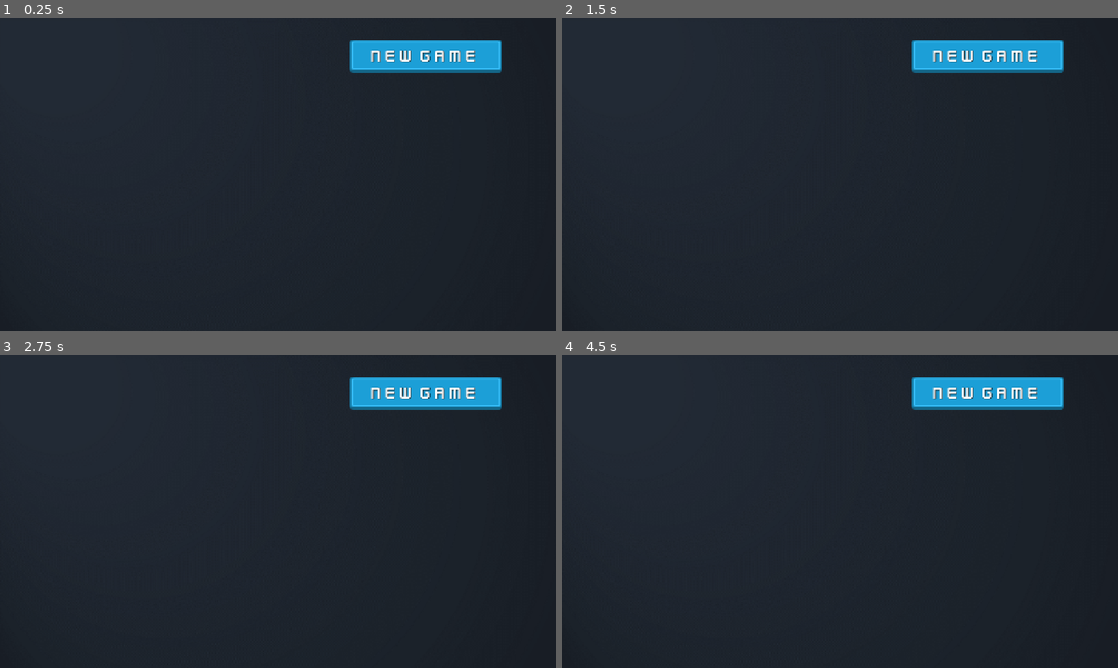
Above: before the commit, frames 1-4 (two rows, left to right).
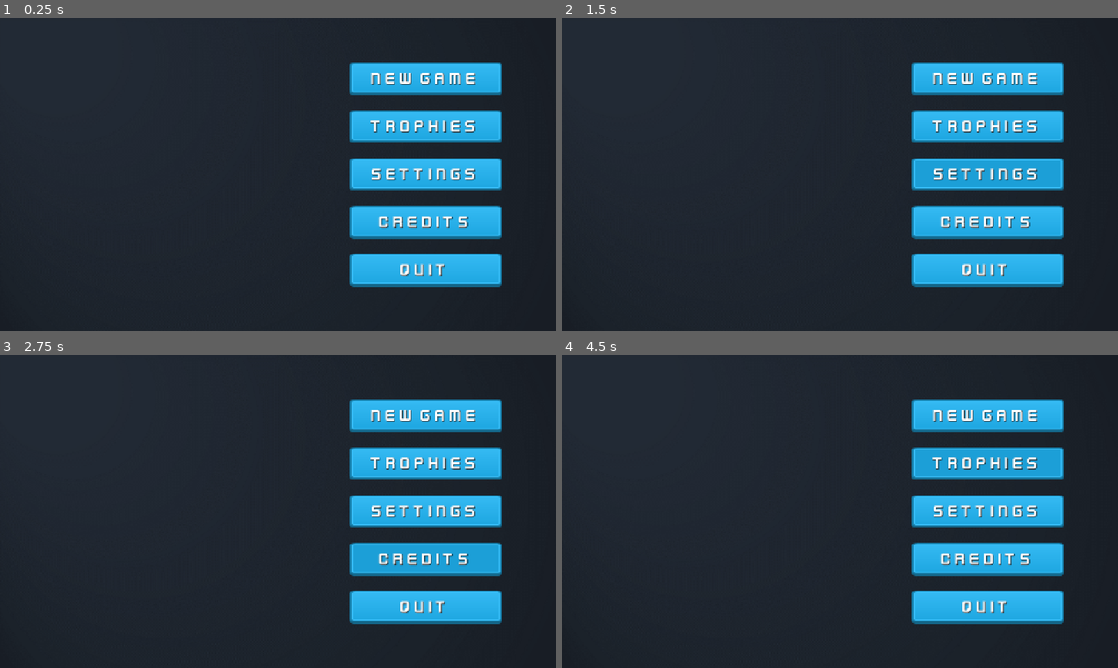
Above: after the commit, the same moments.

Repository: lukeai-tan/nanban-requiem-orbital
Game: Godot game, scene res://Scenes/UIScenes/MainMenu.tscn
Two runs of this game, one before a commit and one after it. Both use one fixed random seed, a clock stepped at 60 frames per second and the inputs below. This scene is started directly instead of the project's main scene.
Inputs (mouse positions are in pixels of both pictures, inside the frame that each line leads up to):
- Up to frame 1 (0.25 s): no input
- Up to frame 2 (1.5 s): click (990, 127) at 0.5 s, where only the run after the commit has a clickable "Trophies"; click (990, 174) at 1.25 s, where only the run after the commit has a clickable "Settings"
- Up to frame 3 (2.75 s): click (428, 558) at 2 s, where only the run after the commit has a clickable "Credits"
- Up to frame 4 (4.5 s): click "New Game" at 2.75 s; click "New Game" at 3.5 s; click (990, 464) at 4.25 s, where only the run after the commit has a clickable "Trophies"

The runs differ from the first frame. In frame 1, 16% of the frame differs, in the area x 62-91%, y 7-86%; in frame 2, 16%; in frame 3, 16%; in frame 4, 16%.

Commit message:
updated main menu buttons
added texture differences for normal, pressed and hover states for the buttons

Diff:
--- a/Scenes/UIScenes/MainMenu.tscn
+++ b/Scenes/UIScenes/MainMenu.tscn
@@ -3,7 +3,7 @@
 [ext_resource type="Texture2D" uid="uid://c51lbigqbpp2" path="res://Assets/UI/Art/mm_background.png" id="1_75job"]
 [ext_resource type="Texture2D" uid="uid://dnetv5bmd7rr8" path="res://Assets/UI/Buttons/button_rectangle_depth_flat.png" id="2_qc1fl"]
 [ext_resource type="Texture2D" uid="uid://q3rsu63tn56h" path="res://Assets/UI/Buttons/button_rectangle_gradient.png" id="3_qc1fl"]
-[ext_resource type="Texture2D" uid="uid://cgp6wl2uo3mq5" path="res://Assets/UI/Buttons/button_rectangle_flat.png" id="4_jrpvl"]
+[ext_resource type="Texture2D" uid="uid://duc3fuxlc1616" path="res://Assets/UI/Buttons/button_rectangle_depth_gradient.png" id="4_2e4mf"]
 [ext_resource type="FontFile" uid="uid://dvgh261lgwa5g" path="res://Assets/Fonts/Kenney Future Narrow.ttf" id="5_tg48g"]
 
 [node name="MainMenu" type="Control"]
@@ -39,17 +39,19 @@
 custom_minimum_size = Vector2(500, 0)
 layout_mode = 2
 size_flags_horizontal = 8
+theme_override_constants/separation = 35
+alignment = 1
 
-[node name="TextureButton" type="TextureButton" parent="Margin/VBoxContainer"]
+[node name="NewGame" type="TextureButton" parent="Margin/VBoxContainer"]
 custom_minimum_size = Vector2(350, 75)
 layout_mode = 2
 size_flags_horizontal = 4
-texture_normal = ExtResource("2_qc1fl")
+texture_normal = ExtResource("4_2e4mf")
 texture_pressed = ExtResource("3_qc1fl")
-texture_hover = ExtResource("4_jrpvl")
+texture_hover = ExtResource("2_qc1fl")
 stretch_mode = 0
 
-[node name="Label" type="Label" parent="Margin/VBoxContainer/TextureButton"]
+[node name="Label" type="Label" parent="Margin/VBoxContainer/NewGame"]
 layout_mode = 1
 anchors_preset = 15
 anchor_right = 1.0
@@ -62,3 +64,95 @@
 text = "New Game"
 horizontal_alignment = 1
 vertical_alignment = 1
+
+[node name="Trophies" type="TextureButton" parent="Margin/VBoxContainer"]
+custom_minimum_size = Vector2(350, 75)
+layout_mode = 2
+size_flags_horizontal = 4
+texture_normal = ExtResource("4_2e4mf")
+texture_pressed = ExtResource("3_qc1fl")
+texture_hover = ExtResource("2_qc1fl")
+stretch_mode = 0
+
+[node name="Label" type="Label" parent="Margin/VBoxContainer/Trophies"]
+layout_mode = 1
+anchors_preset = 15
+anchor_right = 1.0
+anchor_bottom = 1.0
+grow_horizontal = 2
+grow_vertical = 2
+theme_override_colors/font_shadow_color = Color(0, 0, 0, 1)
+theme_override_fonts/font = ExtResource("5_tg48g")
+theme_override_font_sizes/font_size = 40
+text = "Trophies"
+horizontal_alignment = 1
+vertical_alignment = 1
+
+[node name="Settings" type="TextureButton" parent="Margin/VBoxContainer"]
+custom_minimum_size = Vector2(350, 75)
+layout_mode = 2
+size_flags_horizontal = 4
+texture_normal = ExtResource("4_2e4mf")
+texture_pressed = ExtResource("3_qc1fl")
+texture_hover = ExtResource("2_qc1fl")
+stretch_mode = 0
+
+[node name="Label" type="Label" parent="Margin/VBoxContainer/Settings"]
+layout_mode = 1
+anchors_preset = 15
+anchor_right = 1.0
+anchor_bottom = 1.0
+grow_horizontal = 2
+grow_vertical = 2
+theme_override_colors/font_shadow_color = Color(0, 0, 0, 1)
+theme_override_fonts/font = ExtResource("5_tg48g")
+theme_override_font_sizes/font_size = 40
+text = "Settings"
+horizontal_alignment = 1
+vertical_alignment = 1
+
+[node name="Credits" type="TextureButton" parent="Margin/VBoxContainer"]
+custom_minimum_size = Vector2(350, 75)
+layout_mode = 2
+size_flags_horizontal = 4
+texture_normal = ExtResource("4_2e4mf")
+texture_pressed = ExtResource("3_qc1fl")
+texture_hover = ExtResource("2_qc1fl")
+stretch_mode = 0
+
+[node name="Label" type="Label" parent="Margin/VBoxContainer/Credits"]
+layout_mode = 1
+anchors_preset = 15
+anchor_right = 1.0
+anchor_bottom = 1.0
+grow_horizontal = 2
+grow_vertical = 2
+theme_override_colors/font_shadow_color = Color(0, 0, 0, 1)
+theme_override_fonts/font = ExtResource("5_tg48g")
+theme_override_font_sizes/font_size = 40
+text = "Credits"
+horizontal_alignment = 1
+vertical_alignment = 1
+
+[node name="Quit" type="TextureButton" parent="Margin/VBoxContainer"]
+custom_minimum_size = Vector2(350, 75)
+layout_mode = 2
+size_flags_horizontal = 4
+texture_normal = ExtResource("4_2e4mf")
+texture_pressed = ExtResource("3_qc1fl")
+texture_hover = ExtResource("2_qc1fl")
+stretch_mode = 0
+
+[node name="Label" type="Label" parent="Margin/VBoxContainer/Quit"]
+layout_mode = 1
+anchors_preset = 15
+anchor_right = 1.0
+anchor_bottom = 1.0
+grow_horizontal = 2
+grow_vertical = 2
+theme_override_colors/font_shadow_color = Color(0, 0, 0, 1)
+theme_override_fonts/font = ExtResource("5_tg48g")
+theme_override_font_sizes/font_size = 40
+text = "Quit"
+horizontal_alignment = 1
+vertical_alignment = 1
Binary file added: Assets/UI/Buttons/button_rectangle_depth_gradient.png
Not shown, added: Assets/UI/Buttons/button_rectangle_depth_gradient.png.import
